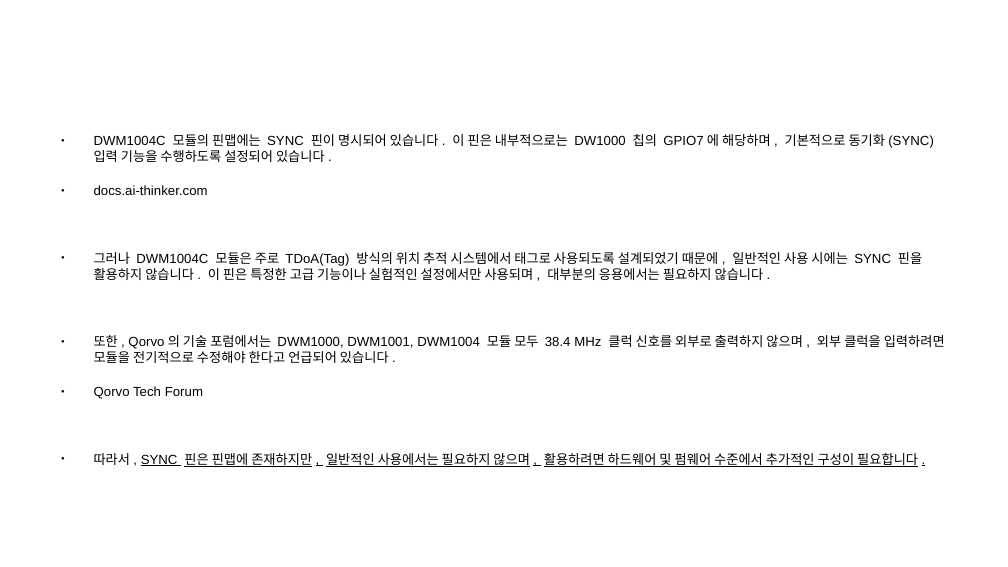
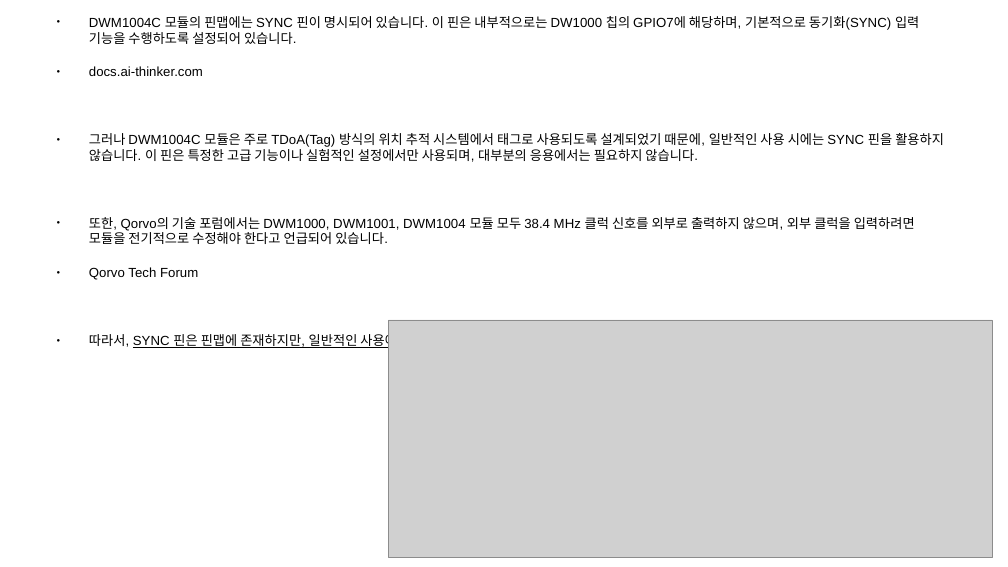
Before and after one commit to Shinjinok/dwm1001_ex, a slide deck: slide 18 of DWm1001_EXAMPLE_BUILD.odp. Drawn at 1008x567 pixels with LibreOffice and Linux fonts; fonts in the diff are those of the drawing; grey boxes stand for pictures. Boxes give left, top, right and bottom in pixels: in the first picture for what was removed or moved away, otherwise in the second. Text is boxed around its words. In the diff, an @@ line names an element or a change of style, - is before the commit and + after.

```diff
--- a/DWm1001_EXAMPLE_BUILD.odp
+++ b/DWm1001_EXAMPLE_BUILD.odp
@@ text "DWM1004C 모듈의 핀맵에는 SYNC 핀이 ..." rewrapped from [94, 134, 945, 467] to [89, 16, 944, 349] @@
@@ picture added at [389, 320, 992, 558] @@
```
Also in this commit, not shown: 8 other files.
